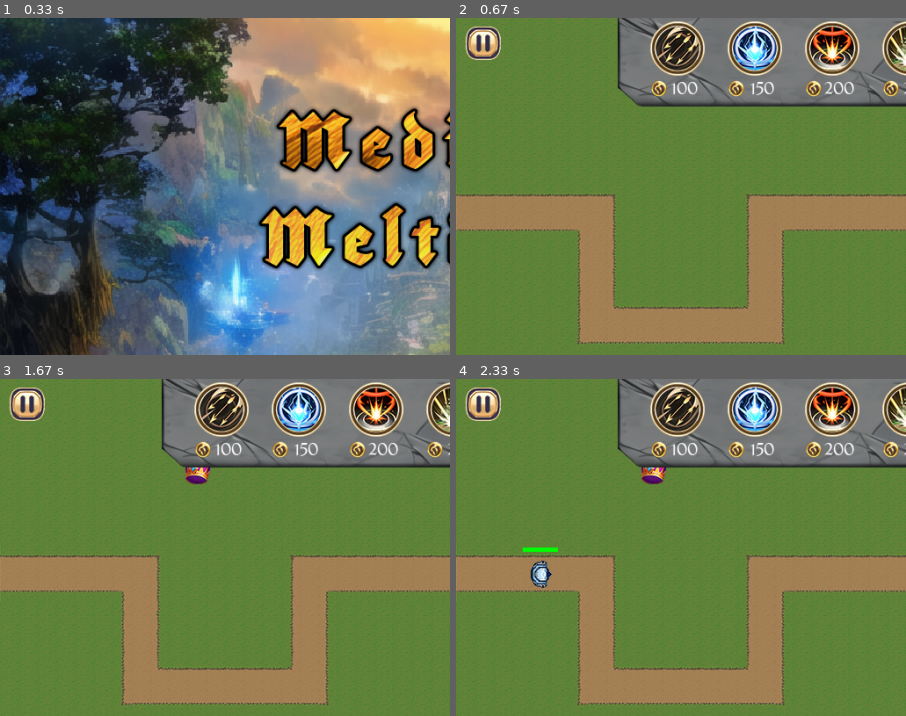
Above: before the commit, frames 1-4 (two rows, left to right).
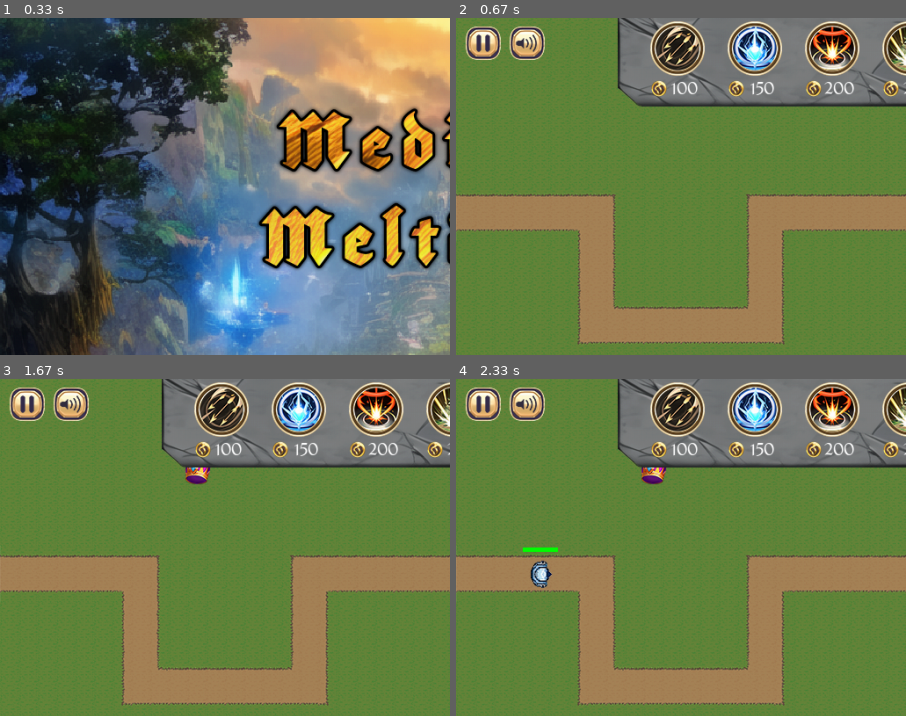
Above: after the commit, the same moments.

Repository: peter5454/PyGame
Game: pygame game, started from main.py
Same seed, same stepped clock (60 frames per second), same inputs: the game is played once before the commit and once after it.
Inputs (mouse positions are % of the whole screen's width and height, from its top left):
- Up to frame 1 (0.33 s): no input
- Up to frame 2 (0.67 s): click (50, 50) at 0.38 s
- Up to frame 3 (1.67 s): click "START ROUND" at 0.72 s; click "300" at 1.05 s; click (24, 13) at 1.38 s
- Up to frame 4 (2.33 s): click "150" at 1.72 s; click (45, 76) at 2.05 s
The pictures show only the part of the screen within x 0-50%, y 0-50%; the shares and areas given below are measured in that part.

Frame 1 is identical in both runs. In frame 2, 0.7% of the frame differs, in the area x 11-20%, y 2-13%; in frame 3, 0.7%; in frame 4, 0.7%.

Commit message:
added music except for victory and lose

Diff:
--- a/main.py
+++ b/main.py
@@ -41,6 +41,7 @@
 save_error = False
 menu_counter = 0
 muted = False
+buy_round_song = False
 
 #load images
 #map
@@ -117,6 +118,9 @@
 menu_button_image = pg.image.load('assets/images/buttons/menu_button.png').convert_alpha()
 menu_base_button_image = pg.image.load('assets/images/buttons/Menu_base_button.png').convert_alpha()
 
+mute_button_image = pg.image.load('assets/images/buttons/mute_button.png').convert_alpha()
+mute_button_pressed_image = pg.image.load('assets/images/buttons/mute_button_pressed.png').convert_alpha()
+
 #create groups
 enemy_group = pg.sprite.Group()
 turret_group = pg.sprite.Group()
@@ -165,6 +169,8 @@
 play_button = Button((c.SCREEN_WIDTH)/2 - 110, c.SCREEN_HEIGHT / 2, menu_base_button_image, "PLAY",0,0,'alt_font',30)
 menu_load_button = Button((c.SCREEN_WIDTH)/2 - 110, c.SCREEN_HEIGHT / 2 + 100, menu_base_button_image, "LOAD",0,0,'alt_font',30)
 quit_button = Button((c.SCREEN_WIDTH)/2 - 110, c.SCREEN_HEIGHT / 2 + 200, menu_base_button_image, "EXIT",0,0,'alt_font',30)
+mute_button = Button(55,5,mute_button_image)
+pressed_mute_button = Button(55,5, mute_button_pressed_image)
 
 #sounds
 cannon_shot = pg.mixer.Sound('assets/audio/cannon_Sound.mp3')
@@ -176,6 +182,11 @@
 catapult_shot = pg.mixer.Sound('assets/audio/catapult_sound.mp3')
 catapult_shot.set_volume(0.8)
 place_turret_sound = pg.mixer.Sound('assets/audio/place_sound.mp3')
+
+#music
+Main_menu_song = pg.mixer.Sound('assets/audio/main_theme.mp3')
+Buy_song = pg.mixer.Sound('assets/audio/buy_theme.mp3')
+Battle_song = pg.mixer.Sound('assets/audio/battle_theme.mp3')
 
 #load json data for level
 with open('assets/images/maps/map_1.tmj') as file:
@@ -392,6 +403,7 @@
 
 
 def main_menu():
+  Main_menu_song.play()
   run2 = True
   menu_bg = pg.transform.scale(menu_background,(1024,768))
   while run2:
@@ -399,9 +411,11 @@
     screen.blit(medieval, (c.SCREEN_WIDTH/2 - 200,100))
     screen.blit(meltdown, (c.SCREEN_WIDTH/2 - 220,210))
     if play_button.draw(screen):
+      Main_menu_song.fadeout(5)
       return(1)
     if menu_load_button.draw(screen):
       load()
+      Main_menu_song.fadeout(5)
       return(1)
     if quit_button.draw(screen):
       pg.quit()
@@ -438,6 +452,8 @@
   cannon_shot.set_volume(0)
   catapult_shot.set_volume(0)
   place_turret_sound.set_volume(0)
+  Buy_song.set_volume(0)
+  Battle_song.set_volume(0)
 
 def unmuteGame():
   mage_shot.set_volume(0.7)
@@ -445,6 +461,8 @@
   cannon_shot.set_volume(0.6)
   catapult_shot.set_volume(0.8)
   place_turret_sound.set_volume(1)
+  Buy_song.set_volume(1)
+  Battle_song.set_volume(1)
 
 def buttons_draw2():
   if placing_ability == False:
@@ -477,6 +495,12 @@
   if menu_counter == 0 :
     menu_counter  = main_menu()
 
+  if buy_round_song == False:
+    Buy_song.play(20)
+    buy_round_song = True
+
+
+
   clock.tick(c.FPS)
 
   #####################
@@ -544,8 +568,11 @@
   if game_over == False:
     #check if the level has been started or not
     if level_started == False:
+      Battle_song.fadeout(5)
       if begin_button.draw(screen):
         last_enemy_spawn = pg.time.get_ticks()
+        Battle_song.play(20)
+        Buy_song.fadeout(5)
         world.reset_level()
         if world.level <= c.TOTAL_LEVELS:
           world.process_enemies()
@@ -563,6 +590,7 @@
 
     #check if wave is finished
     if world.check_level_complete() == True:
+      buy_round_song = False
       world.money += c.LEVEL_COMPLETE_REWARD
       world.level += 1
       print (world.level)
@@ -799,6 +827,16 @@
         paused = True
         game_over = True
 
+    if muted == True:
+      if pressed_mute_button.draw(screen):
+        muted = False
+        unmuteGame()
+    else:
+      if mute_button.draw(screen):
+        muted = True
+        muteGame()
+
+
   else:
     #game is over
     if paused == True:
@@ -865,6 +903,7 @@
 
 
     if paused == False and game_over == True:
+      Battle_song.stop()
 
       buttons_draw2()
       draw_circ(0,0,0,1000,(c.SCREEN_WIDTH/2,c.SCREEN_HEIGHT/2))
